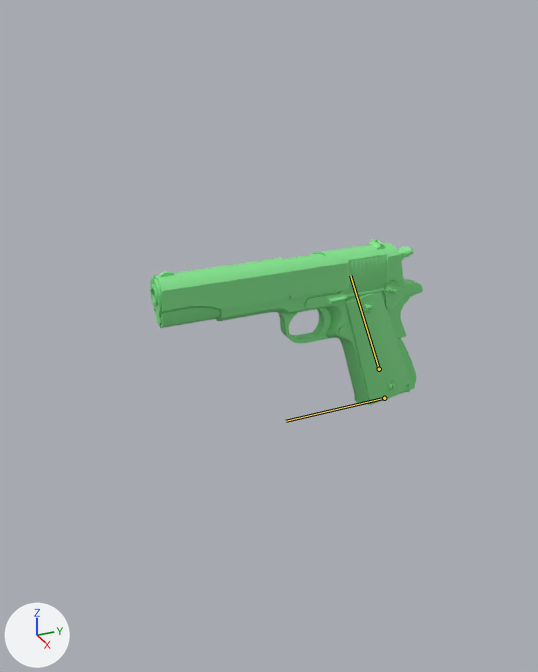
The FBX model Assets/AddressableAssets/weapons/m1911/fpp/m1911_gun.fbx, before and after one commit.
One viewpoint serves both versions: a camera (50 mm lens) standing at (0.469, -0.785, 1.064) and looking at (-0.12, -0.519, 0.769). Lighting does not change. The marker at lower left points along +X, +Y and +Z. The bones that change are drawn over the model as lines.

The first picture shows 'base', 'hammer', 'mag', 'mag_release', 'select_fire', 'slide', 'slide_delay', 'trigger'.
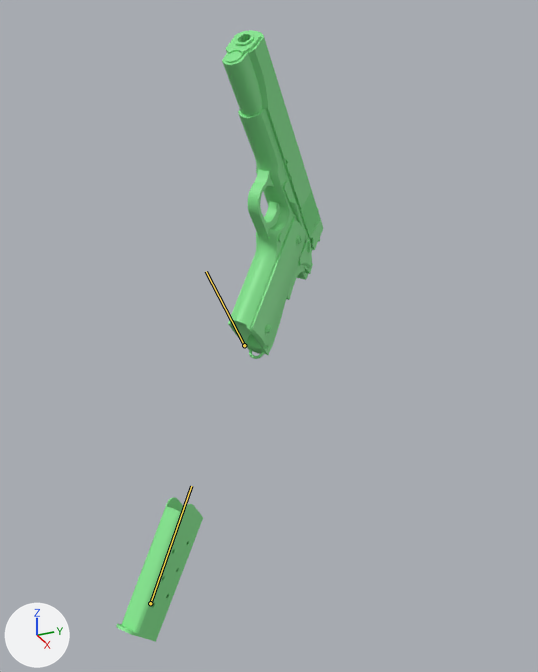
The newer file adds an action. The first version stands in its rest pose; the second is drawn at frame 41 of the action 'reload'.

Pixel boxes (x1, y1, x2, y2) of what changed, in the pictures (538 x 672 px):
'base', posed (69% narrower, 116% taller): before (150, 254, 423, 405); after (228, 32, 313, 359)
'slide', posed (60% narrower, 146% taller): before (150, 239, 404, 328); after (222, 30, 323, 250)
'mag', posed: before (354, 396, 366, 405); after (116, 497, 203, 642)
'select_fire', posed (52% narrower): before (383, 283, 413, 311); after (298, 239, 312, 268)
'slide_delay', posed (58% narrower, 75% taller): before (305, 290, 347, 309); after (283, 181, 300, 215)
'trigger', posed: before (313, 308, 331, 336); after (264, 201, 280, 228)
'hammer', posed (not visible afterwards): before (398, 247, 413, 262)
'mag_release', posed: before (339, 325, 348, 335); after (278, 233, 285, 242)
bone 'root', root to tip: before (384, 398) to (286, 421); after (244, 345) to (206, 271)
bone 'root.004', root to tip: before (379, 369) to (350, 275); after (150, 603) to (191, 486)

The edits, one by one:
Bone 'root' (bone_root) moves from (0.0, 0.0, 0.0) to (0.0391, 0.1084, 0.052).
Bone 'root' (bone_root) turns from (0, 0, 0) to (58, 0, 35) degrees about its own x, y and z.
Bone 'root.004' (bone_root_004) moves from (0.0, 0.0, 0.0) to (0.0, -0.2347, -0.0085).
